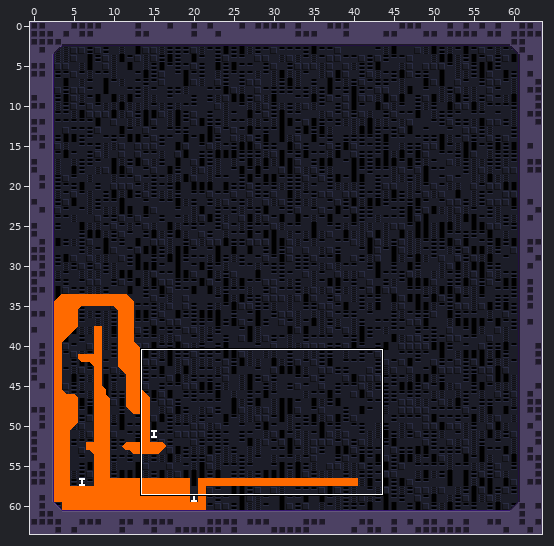
One commit to this Tiled map: Assets/tiled/prototype_PrototypeSprites.tmx. The first picture is a wide view before the edit; the outline marks the close-up.
Close-up. The starting point:
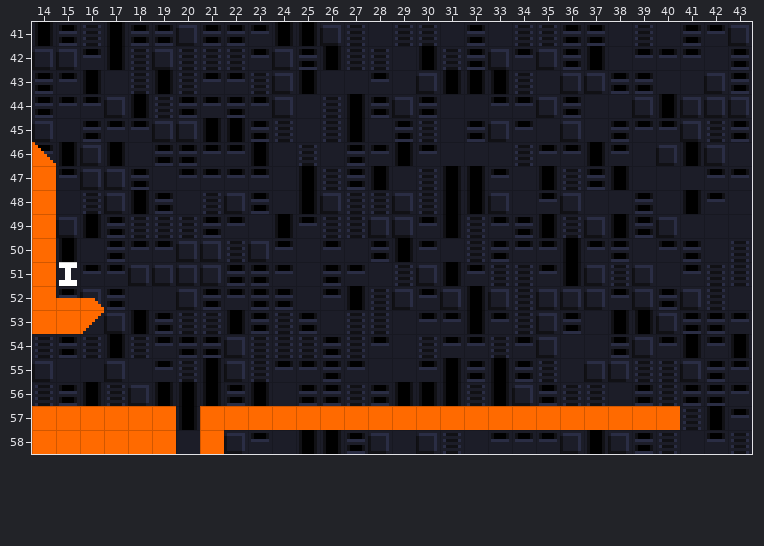
Cells are 8x8 px. Shown: x 14..43, y 41..58.
The result:
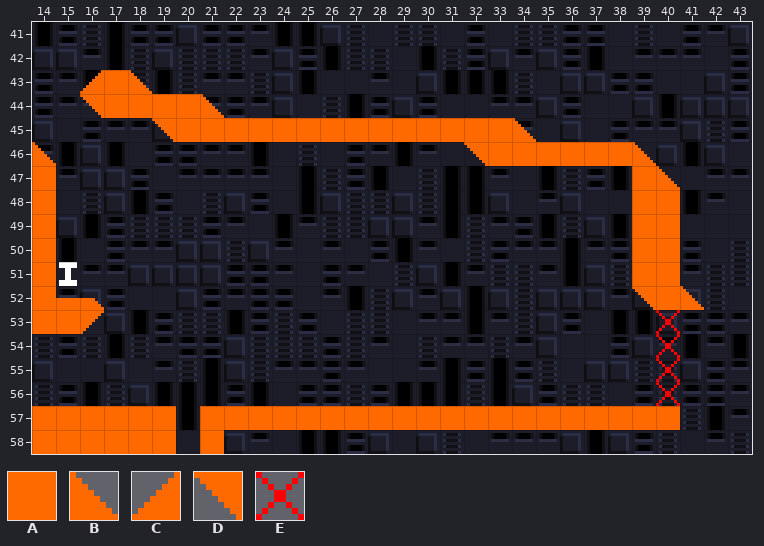
Key: from "prototype": A 0, B 2, C 3, D 36, E 44.
_ is an empty cell.
Edits made:
Layer "GeometryBG":
y 53..56: x 40 _ -> E
Layer "Geometry":
y 43: x 16..18 ___ -> CAB
y 44: x 16..21 ______ -> DAAAAB
y 45: x 19..34 ________________ -> DAAAAAAAAAAAAAAB
y 46: x 32..39 ________ -> DAAAAAAB
y 47: x 39..40 __ -> AB
y 48..51: x 39..40 __ -> AA
y 52: x 39..41 ___ -> DAB
Pixel boxes of the changes (left, top, right, bottom) in both close-ups:
added: (80, 70, 704, 406)
